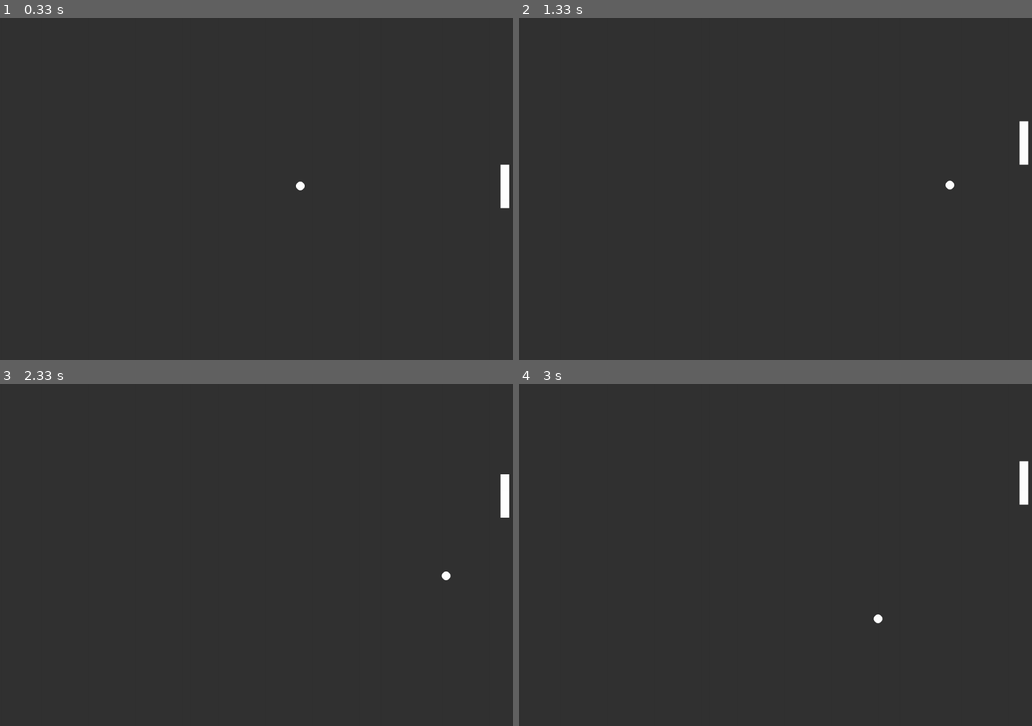
Above: before the commit, frames 1-4 (two rows, left to right).
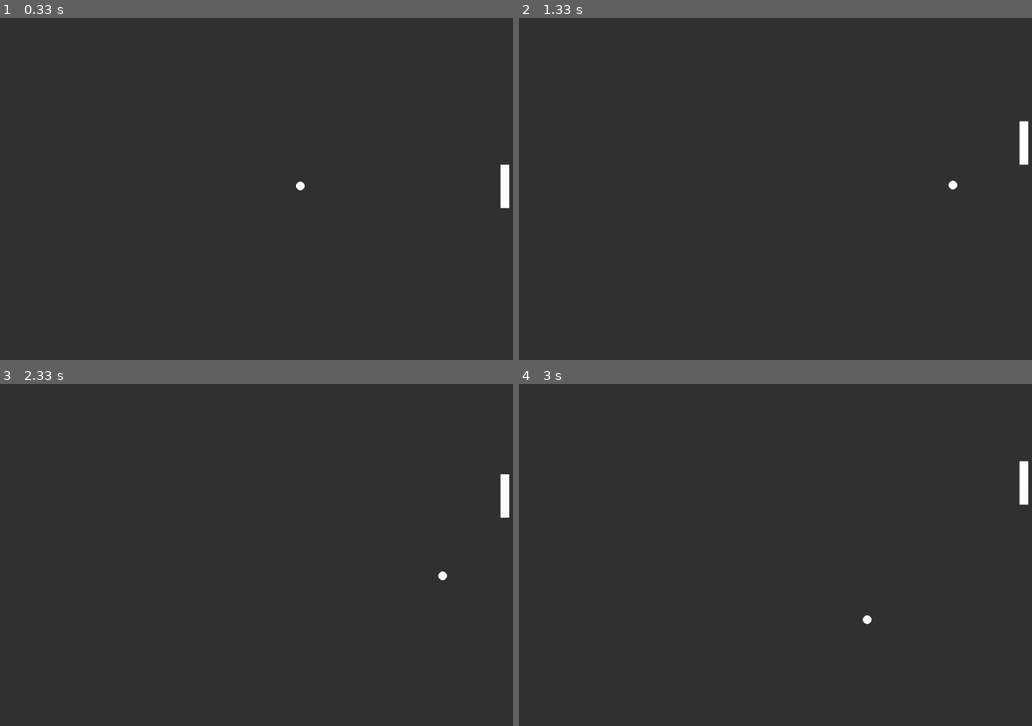
Above: after the commit, the same moments.

Repository: Mo0dy/Code4Fun
Game: pygame game, started from Projects/Pong.py
The game is run twice, just before and just after one commit, with the same random seed, the same clock (stepped at 60 frames per second) and the same inputs.
Inputs:
- Up to frame 1 (0.33 s): no input
- Up to frame 2 (1.33 s): hold Up 0.33-0.8 s; hold Down 0.83-1.13 s; hold Up from 1.17 s (still down)
- Up to frame 3 (2.33 s): release Up at 1.53 s; hold Down 1.57-1.93 s; hold Up 1.97-2.27 s; hold Down from 2.3 s (still down)
- Up to frame 4 (3 s): release Down at 2.6 s; hold Up from 2.63 s (still down)

Frame 1 is identical in both runs. In frame 2, less than 0.1% of the frame differs, in the area x 83-86%, y 47-51%; in frame 3, less than 0.1%; in frame 4, less than 0.1%, in the area x 66-71%, y 67-71%.

Commit message:
some changes

Diff:
--- a/Projects/MatrixAnimations/Matrix.py
+++ b/Projects/MatrixAnimations/Matrix.py
@@ -25,7 +25,7 @@
 
 
 def reset():
-    Rain.init(mat_shape, 3)
+    gFlame.init(mat_shape, 1)
 
 
 def clear():
@@ -35,7 +35,7 @@
 
 def update():
     global content
-    Rain.update(content)
+    gFlame.update(content)
 
 def draw():
     global content
--- a/Projects/Pong.py
+++ b/Projects/Pong.py
@@ -57,6 +57,10 @@
     # move ball
     b_x += b_vx
     b_y += b_vy
+
+
+    b_vx *= 1.001
+    b_vy *= 1.001
 
     # collision with upper and lower edge:
     if b_y - b_size / 2 < 0:
